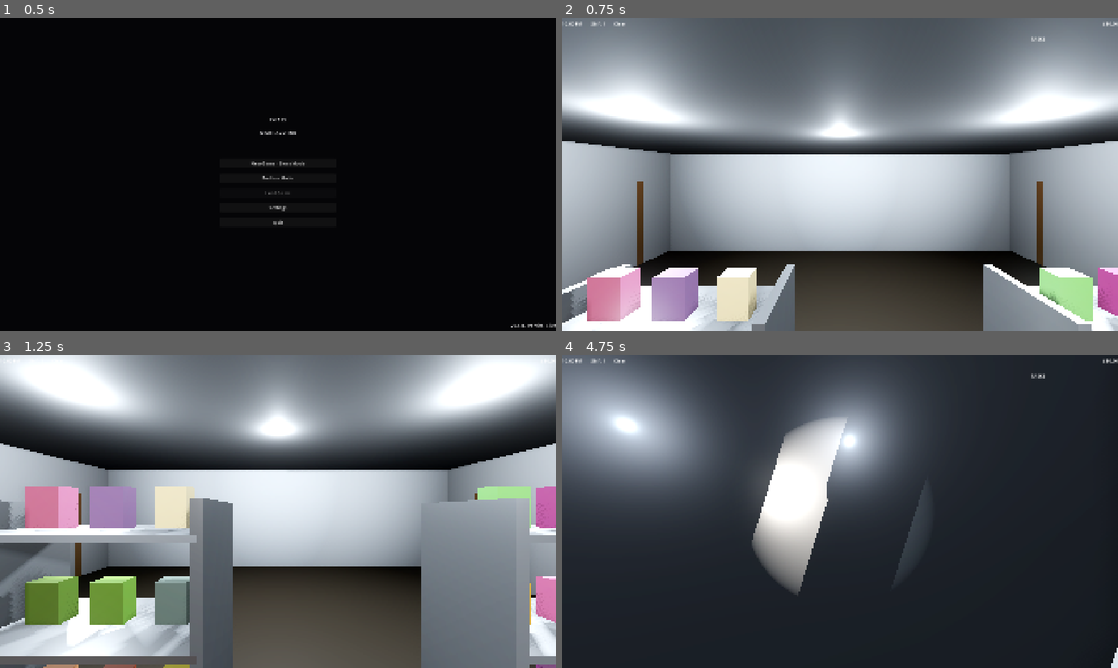
Above: before the commit, frames 1-4 (two rows, left to right).
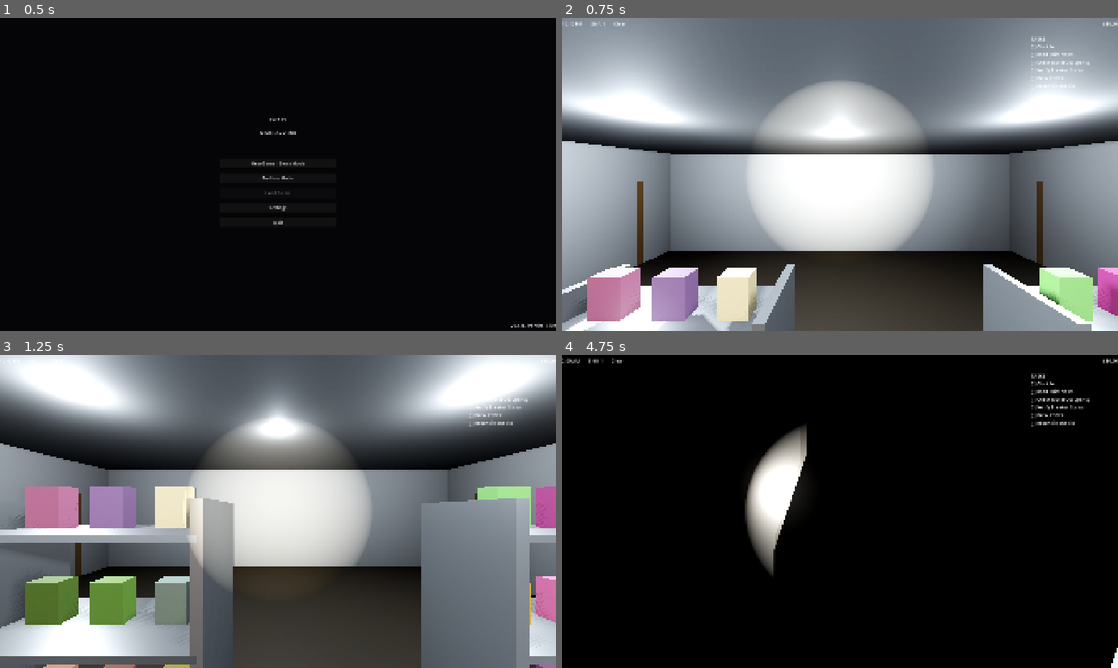
Above: after the commit, the same moments.

Repository: dolfrizzlersigma-crypto/e
Game: Godot game, scene res://scenes/ui/main_menu.tscn
Two runs of this game, one before a commit and one after it. Both use one fixed random seed, a clock stepped at 60 frames per second and the inputs below.
Inputs (mouse positions are in pixels of both pictures, inside the frame that each line leads up to):
- Up to frame 1 (0.5 s): no input
- Up to frame 2 (0.75 s): click "New Game - Story Mode" at 0.5 s
- Up to frame 3 (1.25 s): no input
- Up to frame 4 (4.75 s): move the mouse to (867, 511) at 1.27 s; hold Ctrl (crouch) 1.28-2.03 s; hold W (move_forward) from 1.28 s (still down); click (867, 511) at 1.42 s; move the mouse to (812, 511) at 2.02 s; tap F (flashlight) at 2.1 s; move the mouse to (851, 505) at 2.77 s; hold E (interact) 2.78-3.53 s; move the mouse to (834, 517) at 3.52 s; tap Shift (sprint) at 3.6 s; click (834, 517) at 3.67 s; move the mouse to (878, 514) at 4.27 s; hold Ctrl (crouch) from 4.28 s (still down)

Frame 1 is identical in both runs. In frame 2, 28% of the frame differs, in the area x 0-100%, y 0-100%; in frame 3, 35%; in frame 4, 98%.
Error before the commit: Parse Error: Identifier "modulate" not declared in the current scope. (res://scripts/ui/hud.gd:91)

Commit message:
Fix HUD CanvasLayer property errors
Agent-Logs-Url: https://github.com/dolfrizzlersigma-crypto/e/sessions/4fbcf705-f051-4cb6-bb66-4a8132c7985f

Co-authored-by: dolfrizzlersigma-crypto <269368616+dolfrizzlersigma-crypto@users.noreply.github.com>

Diff:
--- a/project/scripts/ui/hud.gd
+++ b/project/scripts/ui/hud.gd
@@ -3,6 +3,7 @@
 extends CanvasLayer
 
 # --- Node References ---
+@onready var root_control: Control = $Control
 @onready var time_label: Label = $Control/TopBar/TimeLabel
 @onready var shift_label: Label = $Control/TopBar/ShiftLabel
 @onready var weather_label: Label = $Control/TopBar/WeatherLabel
@@ -88,15 +89,15 @@
 	# Composure loss causes HUD distortion
 	if GameManager.composure < 40.0:
 		var distort := (40.0 - GameManager.composure) / 40.0
-		modulate = Color(1.0, 1.0 - distort * 0.1, 1.0 - distort * 0.1)
+		root_control.modulate = Color(1.0, 1.0 - distort * 0.1, 1.0 - distort * 0.1)
 	else:
-		modulate = Color.WHITE
+		root_control.modulate = Color.WHITE
 
 	# Low electrical stability causes flicker effect on HUD
 	if GameManager.electrical_stability < 30.0:
 		if randf() < 0.05:
-			visible = false
-			get_tree().create_timer(0.1).timeout.connect(func(): visible = true)
+			root_control.visible = false
+			get_tree().create_timer(0.1).timeout.connect(func(): root_control.visible = true)
 
 
 # --- Signal Handlers ---
